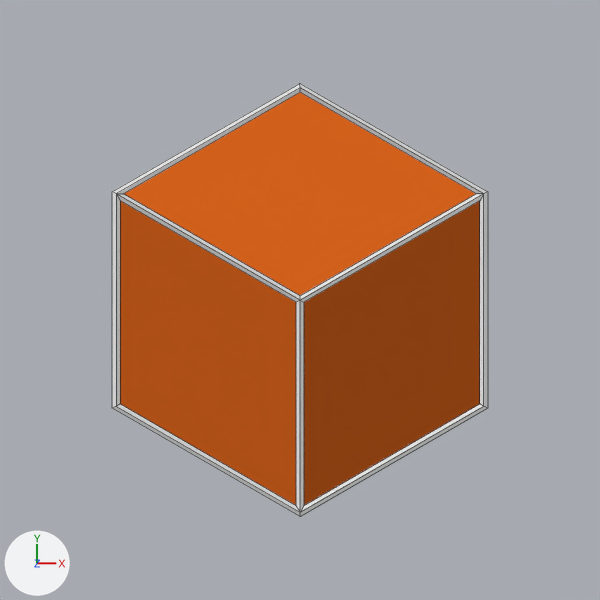
The Blender file graphics/symbols.blend: old version first, new version second.
Camera for both pictures: the file's camera 'Camera'. Every picture has the same lights, and +X, +Y and +Z are marked at lower left. Mesh edges are drawn as thin lines.
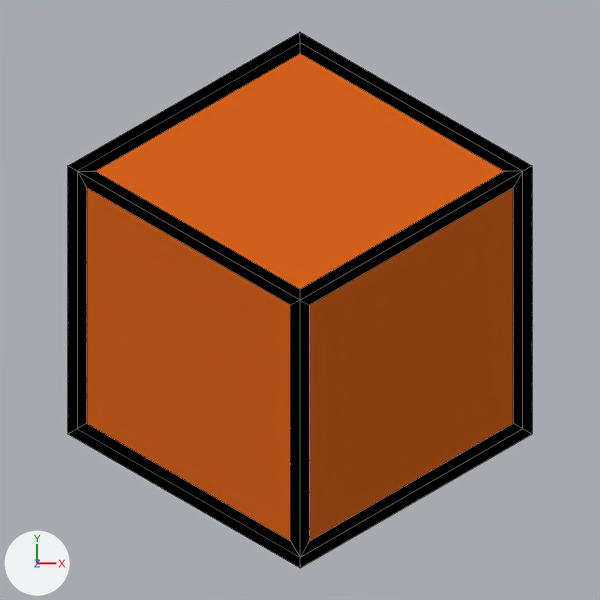
Changed parts and their boxes (x1, y1, x2, y2) in the pictures (600 x 600 px):
'Circle.019', rescaled (18% wider, 18% taller): before (120, 93, 480, 505); after (87, 54, 513, 541)
'Circle.020', recoloured, rescaled, modifiers changed (23% wider, 24% taller): before (112, 84, 488, 516); after (68, 32, 532, 568)

Patch to the scene script:
```diff
--- a/graphics/symbols.blend.py
+++ b/graphics/symbols.blend.py
@@ me_circle_020 @@
 me_circle_020.from_pydata(...)  # 7 vertices, 3 faces; spans x -2.37..2.37, y -2.73..2.73, z 0.0
-me_circle_020.materials.append(mat_white_000)  # white #e5e5e5
+me_circle_020.materials.append(mat_bl_ack)  # black #000000
@@ ob_circle_020 @@
 ob_circle_020.location = (0.0, 0.0, 0.0)
-ob_circle_020.scale = (0.776, 0.776, 1.0)
+ob_circle_020.scale = (0.941, 0.941, 1.0)
 _m = ob_circle_020.modifiers.new('Wireframe', 'WIREFRAME')
-_m.thickness = 0.1
+_m.thickness = 0.2
 _m.use_boundary = True
@@ ob_circle_019 @@
 ob_circle_019.location = (0.0, 0.0, -11.0)
-ob_circle_019.scale = (2.12, 2.12, 2.73)
+ob_circle_019.scale = (2.57, 2.57, 2.73)
```
